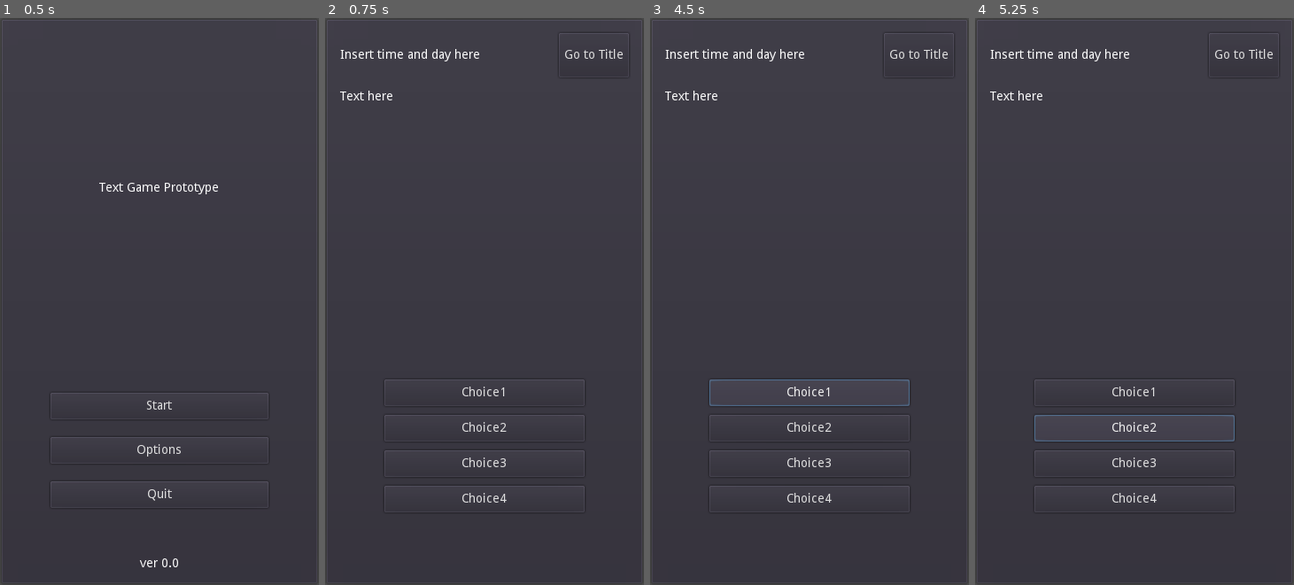
Above: before the commit, frames 1-4 (left to right).
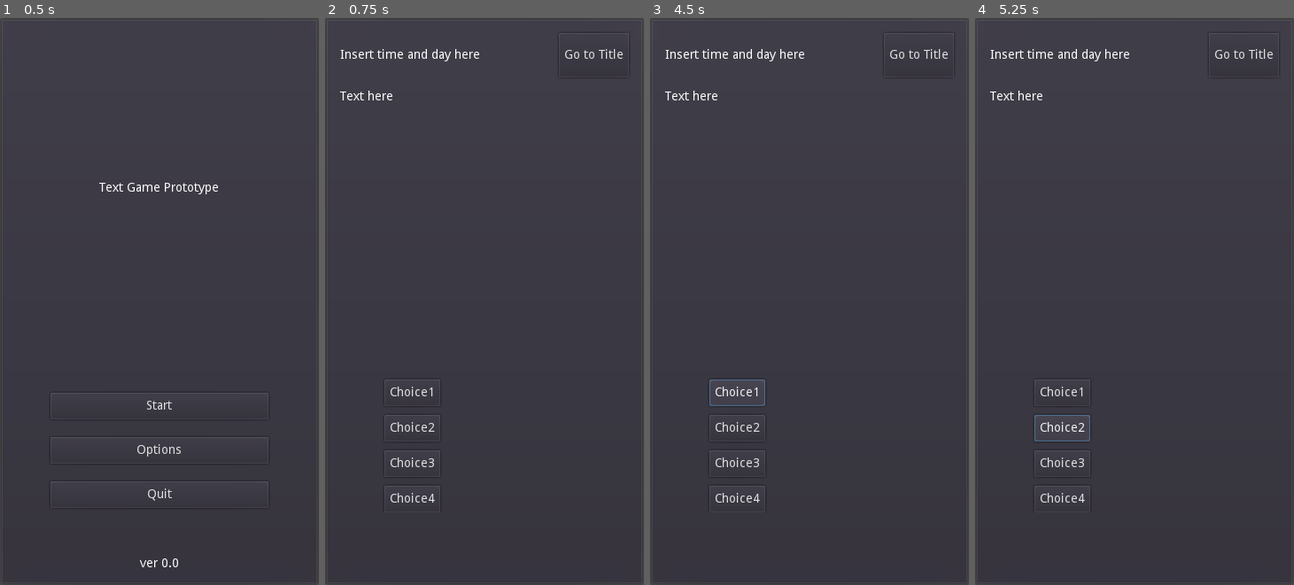
Above: after the commit, the same moments.

Repository: philipuriarte/A-Churchyard-of-Orphans
Game: Godot game, scene res://scenes/main.tscn
The game is run twice, just before and just after one commit, with the same random seed, the same clock (stepped at 60 frames per second) and the same inputs.
Inputs:
- Up to frame 1 (0.5 s): no input
- Up to frame 2 (0.75 s): click "Start" at 0.5 s
- Up to frame 3 (4.5 s): click "Go to Title" at 1.25 s; click "Start" at 2 s; click "Go to Title" at 2.75 s; click "Start" at 3.5 s; click "Choice1" at 4.25 s
- Up to frame 4 (5.25 s): click "Choice2" at 5 s

Frame 1 is identical in both runs. In frame 2, 1.1% of the frame differs, in the area x 20-82%, y 63-86%; in frame 3, 1.2%; in frame 4, 1.2%.

Commit message:
Add ContentScroll node

Diff:
--- a/scenes/game_screen.tscn
+++ b/scenes/game_screen.tscn
@@ -43,9 +43,16 @@
 margin_bottom = 50.0
 text = "Go to Title"
 
-[node name="ContentContainer" parent="MarginContainer/MainCointainer" instance=ExtResource( 2 )]
+[node name="ContentScroll" type="ScrollContainer" parent="MarginContainer/MainCointainer"]
+margin_top = 65.0
 margin_right = 326.0
 margin_bottom = 541.0
+size_flags_vertical = 3
+
+[node name="ContentContainer" parent="MarginContainer/MainCointainer/ContentScroll" instance=ExtResource( 2 )]
+margin_top = 0.0
+margin_right = 326.0
+margin_bottom = 476.0
 
 [node name="BottomContainer" type="HBoxContainer" parent="MarginContainer/MainCointainer"]
 margin_top = 556.0
